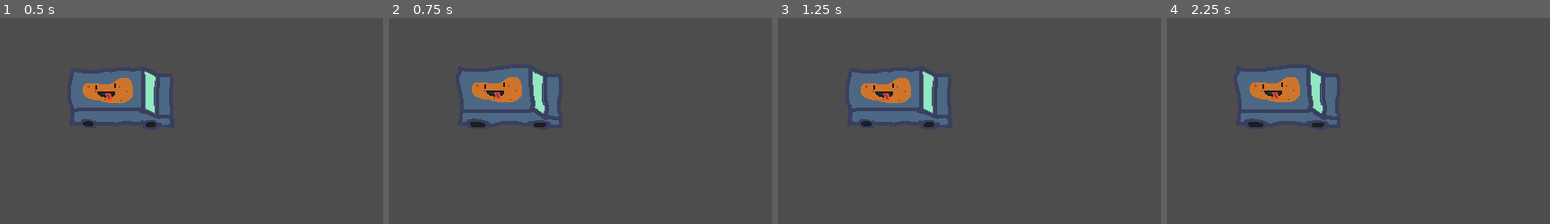
Above: before the commit, frames 1-4 (left to right).
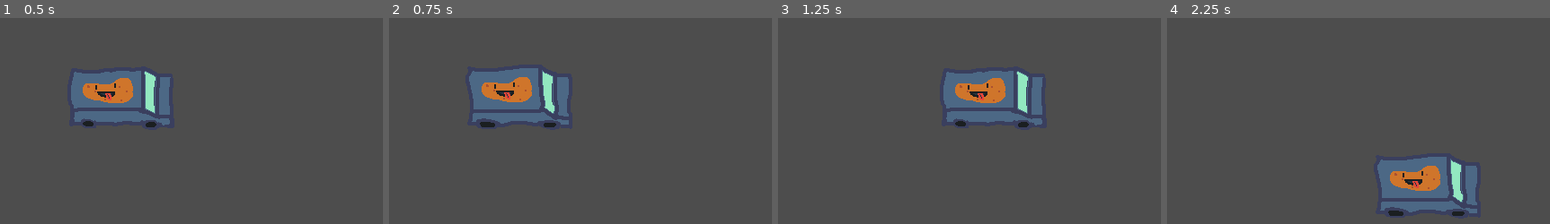
Above: after the commit, the same moments.

Repository: MatricsCode/Cozy-Fall-Jam
Game: Godot game, scene res://Scenes/Main/Main.tscn
The game is run twice, just before and just after one commit, with the same random seed, the same clock (stepped at 60 frames per second) and the same inputs.
Inputs:
- Up to frame 1 (0.5 s): no input
- Up to frame 2 (0.75 s): hold Right (Right) from 0.53 s (still down)
- Up to frame 3 (1.25 s): keep holding Right (Right)
- Up to frame 4 (2.25 s): release Right (Right) at 1.28 s; hold Down (Down) 1.28-2.03 s; hold Right (Right) from 2.03 s (still down)

Frame 1 is identical in both runs. In frame 2, 3.8% of the frame differs, in the area x 18-47%, y 24-54%; in frame 3, 10%; in frame 4, 11%, in the area x 18-81%, y 24-97%.
Error before the commit: Error setting property 'velocity' with value of type float. (res://Code/Car/Main.gd:11)

Commit message:
Car Save

Diff:
--- a/Code/Car/Main.gd
+++ b/Code/Car/Main.gd
@@ -8,26 +8,32 @@
 	input_direction = Input.get_vector("Left", "Right",  "Up", "Down")
 
 	if input_direction.x != 0:
-		velocity = input_direction.x * 100 * speed_up.x
+		velocity.x = input_direction.x * 100 * speed_up.x
 		speed_up.x += 0.1
 		speed_up.x = clamp(speed_up.x, 0, 2)
 	else:
+		#var slowdown = get_tree().create_tween()
+		#slowdown.tween_property(self, "velocity", Vector2(0,velocity.y), 0.05)
+
 		#var intermitten_velocity = velocity.x
 		#var slowdown = get_tree().create_tween()
 		#slowdown.tween_property(self, intermitten_velocity, 0, 0.1)
 		speed_up.x = 0
-		velocity.x = 0 #intermitten_velocity
+		velocity.x *= 0.9
 
 	if input_direction.y != 0:
-		velocity = input_direction.y * 100 * speed_up.y
-		speed_up.y += 0.05
-		speed_up.y = clamp(speed_up.x, 0, 1)
+		velocity.y = input_direction.y * 100 * speed_up.y
+		speed_up.y += 0.1
+		speed_up.y = clamp(speed_up.y, 0, 2)
 	else:
-		#var intermitten_velocity = velocity.y
+		#var slowdown = get_tree().create_tween()
+		#slowdown.tween_property(self, "velocity", Vector2(velocity.x, 0), 0.05)
+
+		#var intermitten_velocity = velocity.x
 		#var slowdown = get_tree().create_tween()
 		#slowdown.tween_property(self, intermitten_velocity, 0, 0.1)
 		speed_up.y = 0
-		velocity.y = 0#intermitten_velocity
+		velocity.y  *= 0.9
 
 
 	move_and_slide()
--- /dev/null
+++ b/Code/Obstacles/obstacle line/obstacle_line.gd
@@ -0,0 +1,12 @@
+extends Node2D
+
+const OBSTACLE_MAIN = preload("uid://bly3j20mkirc")
+
+# Called when the node enters the scene tree for the first time.
+func _ready():
+	var count = 0
+	while count < randi_range(3, 7):
+		count += 1
+		var obstacle = OBSTACLE_MAIN.instantiate()
+		obstacle.position.y = randi_range(100, 1000)
+		add_child(obstacle)
--- /dev/null
+++ b/Code/Obstacles/obstacle_main.gd
@@ -0,0 +1,15 @@
+extends StaticBody2D
+
+func _ready():
+	var obstacle = randi_range(0, get_children().size() -1)
+	var deleate_self = randi_range(0, 1)
+	if deleate_self != 0:
+		queue_free()
+	for i in get_children():
+		if i.get_index() != obstacle:
+			i.queue_free()
+		else:
+			i.visible = true
+
+func _hit():
+	queue_free()
--- a/Scenes/Car/Car.tscn
+++ b/Scenes/Car/Car.tscn
@@ -23,6 +23,16 @@
 "loop": true,
 "name": &"default",
 "speed": 5.0
+}, {
+"frames": [],
+"loop": true,
+"name": &"down",
+"speed": 5.0
+}, {
+"frames": [],
+"loop": true,
+"name": &"up",
+"speed": 5.0
 }]
 
 [sub_resource type="RectangleShape2D" id="RectangleShape2D_t2sn2"]
@@ -37,7 +47,6 @@
 [node name="AnimatedSprite2D" type="AnimatedSprite2D" parent="."]
 sprite_frames = SubResource("SpriteFrames_dfrl7")
 autoplay = "default"
-frame_progress = 0.046656016
 
 [node name="CollisionShape2D" type="CollisionShape2D" parent="."]
 position = Vector2(-10, 7.75)
--- a/Scenes/Main/Main.tscn
+++ b/Scenes/Main/Main.tscn
@@ -1,6 +1,7 @@
-[gd_scene load_steps=3 format=3 uid="uid://c2toq2ab6un2n"]
+[gd_scene load_steps=4 format=3 uid="uid://c2toq2ab6un2n"]
 
 [ext_resource type="PackedScene" uid="uid://2wbjquktqfgh" path="res://Scenes/Car/Car.tscn" id="1_p8rbg"]
+[ext_resource type="PackedScene" uid="uid://cbyfk238wg2yl" path="res://Scenes/Obstacle/obstacle_line.tscn" id="2_qtv3y"]
 
 [sub_resource type="RectangleShape2D" id="RectangleShape2D_p8rbg"]
 size = Vector2(540, 20)
@@ -30,3 +31,6 @@
 position = Vector2(280, 0)
 rotation = 1.5707964
 shape = SubResource("RectangleShape2D_p8rbg")
+
+[node name="ObstacleLine" parent="." instance=ExtResource("2_qtv3y")]
+position = Vector2(245, -178)
--- /dev/null
+++ b/Scenes/Obstacle/obstacle_line.tscn
@@ -0,0 +1,6 @@
+[gd_scene load_steps=2 format=3 uid="uid://cbyfk238wg2yl"]
+
+[ext_resource type="Script" uid="uid://bny55v85e7n8k" path="res://Code/Obstacles/obstacle line/obstacle_line.gd" id="1_qn8oy"]
+
+[node name="ObstacleLine" type="Node2D"]
+script = ExtResource("1_qn8oy")
--- /dev/null
+++ b/Scenes/Obstacle/obstacle_main.tscn
@@ -0,0 +1,10 @@
+[gd_scene load_steps=3 format=3 uid="uid://bly3j20mkirc"]
+
+[ext_resource type="Script" uid="uid://d052uqwvkabt8" path="res://Code/Obstacles/obstacle_main.gd" id="1_3oqjh"]
+[ext_resource type="PackedScene" uid="uid://ngs8fr7iw0h5" path="res://Scenes/Obstacle/stump.tscn" id="2_gkv08"]
+
+[node name="ObstacleMain" type="StaticBody2D"]
+script = ExtResource("1_3oqjh")
+
+[node name="Stump" parent="." instance=ExtResource("2_gkv08")]
+visible = false
--- /dev/null
+++ b/Scenes/Obstacle/stump.tscn
@@ -0,0 +1,15 @@
+[gd_scene load_steps=3 format=3 uid="uid://ngs8fr7iw0h5"]
+
+[ext_resource type="Texture2D" uid="uid://c44kyeqkiosaf" path="res://Art/Obstacles/Stump1.png" id="1_qycq4"]
+
+[sub_resource type="RectangleShape2D" id="RectangleShape2D_oetnl"]
+size = Vector2(62, 16)
+
+[node name="Stump" type="StaticBody2D"]
+
+[node name="Sprite2D" type="Sprite2D" parent="."]
+texture = ExtResource("1_qycq4")
+
+[node name="CollisionShape2D" type="CollisionShape2D" parent="."]
+position = Vector2(0, 18)
+shape = SubResource("RectangleShape2D_oetnl")
Not shown, added: Code/Obstacles/obstacle line/obstacle_line.gd.uid
Not shown, added: Code/Obstacles/obstacle_main.gd.uid
